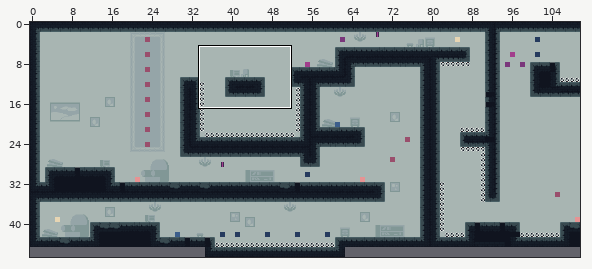
Two versions of a level (Tiled map, assets/newLevels.tmx). Above: a wide view before the commit, with the close-up outlined.
Close-up. Before:
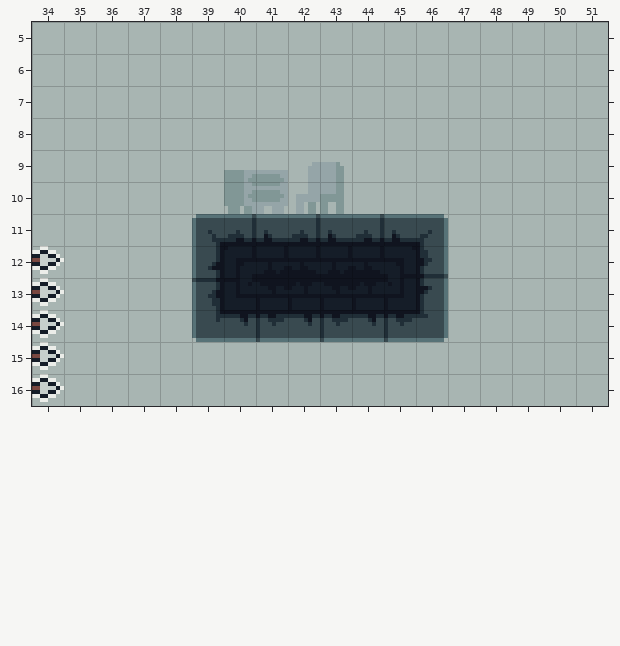
Cells are 8x8 px. Shown: x 34..51, y 5..16. The commit also changed other parts of the map, which this record leaves out.
Once edited:
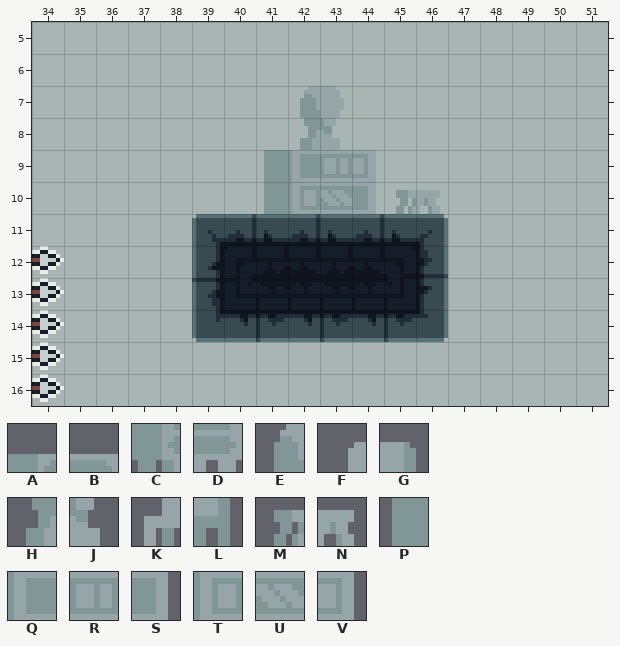
Key: from "tileset": A 214, B 215, C 246, D 247, E 276, F 278, G 279, H 308, J 309, K 310, L 311, M 370, N 371, P 410, Q 411, R 413, S 415, T 443, U 444, V 447.
_ is an empty cell, . an unchanged one.
From old to new:
--- layer "bg decor"
@@ x 40..46 @@
- 7 .._....
- 8 ..__...
- 9 ABFG_..
-10 CDKL___
+ 7 ..E....
+ 8 ..HJ...
+ 9 _PQRV..
+10 _PTUSMN
Pixel boxes of the changes (left, top, right, bottom) in both close-ups:
changed: (224, 86, 440, 214)
